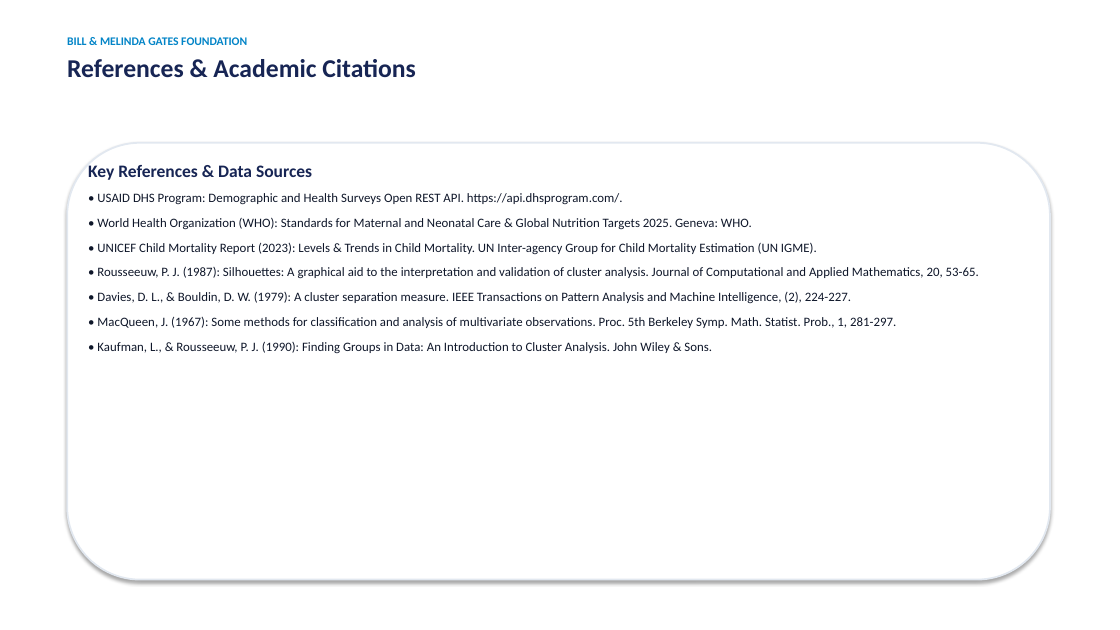
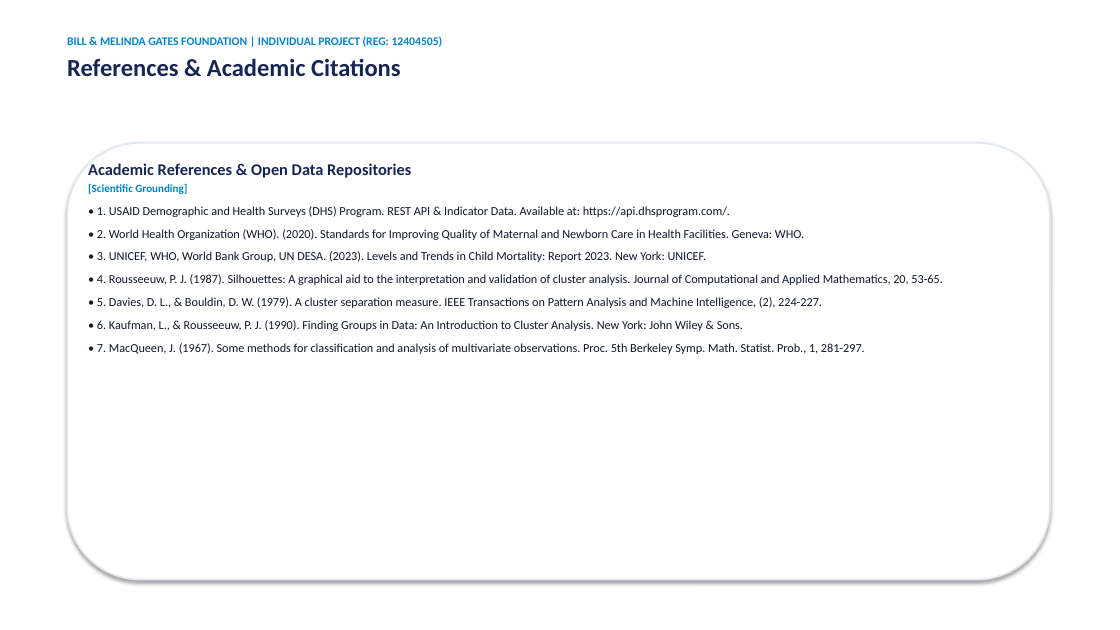
Before and after one commit to Mayank0053/Country-Maternal-Child-Health-Profile-Segmentation-Dashboard--, a slide deck: slide 14 of Country_MCH_Segmentation_Presentation.pptx (slide 15 before the commit). Drawn at 1120x630 pixels with LibreOffice and Linux fonts; fonts in the diff are those of the drawing. Boxes give left, top, right and bottom in pixels: in the first picture for what was removed or moved away, otherwise in the second. Text is boxed around its words. In the diff, an @@ line names an element or a change of style, - is before the commit and + after.

Commit message:
feat: upgrade to dynamic non-static FastAPI backend, light-themed dashboard, root preprocessed data files, and explicit individual project PPT/report

```diff
--- a/Country_MCH_Segmentation_Presentation.pptx
+++ b/Country_MCH_Segmentation_Presentation.pptx
@@ text at [67,36,443,47]: text changed @@
-BILL & MELINDA GATES FOUNDATION
+BILL & MELINDA GATES FOUNDATION | INDIVIDUAL PROJECT (REG: 12404505)
@@ text at [67,58,400,76]: size 22 to 21 pt in "References & Academic Citations" @@
@@ text at [88,163,942,354]: text changed; size 11 to 10.5 pt @@
-Key References & Data Sources
-• USAID DHS Program: Demographic and Health Surveys Open REST API. https://api.dhsprogram.com/.
-• World Health Organization (WHO): Standards for Maternal and Neonatal Care & Global Nutrition Targets 2025. Geneva: WHO.
-• UNICEF Child Mortality Report (2023): Levels & Trends in Child Mortality. UN Inter-agency Group for Child Mortality Estimation (UN IGME).
-• Rousseeuw, P. J. (1987): Silhouettes: A graphical aid to the interpretation and validation of cluster analysis. Journal of Computational and Applied Mathematics, 20, 53-65.
-• Davies, D. L., & Bouldin, D. W. (1979): A cluster separation measure. IEEE Transactions on Pattern Analysis and Machine Intelligence, (2), 224-227.
-• MacQueen, J. (1967): Some methods for classification and analysis of multivariate observations. Proc. 5th Berkeley Symp. Math. Statist. Prob., 1, 281-297.
-• Kaufman, L., & Rousseeuw, P. J. (1990): Finding Groups in Data: An Introduction to Cluster Analysis. John Wiley & Sons.
+Academic References & Open Data Repositories
+[Scientific Grounding]
+• 1. USAID Demographic and Health Surveys (DHS) Program. REST API & Indicator Data. Available at: https://api.dhsprogram.com/.
+• 2. World Health Organization (WHO). (2020). Standards for Improving Quality of Maternal and Newborn Care in Health Facilities. Geneva: WHO.
+• 3. UNICEF, WHO, World Bank Group, UN DESA. (2023). Levels and Trends in Child Mortality: Report 2023. New York: UNICEF.
+• 4. Rousseeuw, P. J. (1987). Silhouettes: A graphical aid to the interpretation and validation of cluster analysis. Journal of Computational and Applied Mathematics, 20, 53-65.
+• 5. Davies, D. L., & Bouldin, D. W. (1979). A cluster separation measure. IEEE Transactions on Pattern Analysis and Machine Intelligence, (2), 224-227.
+• 6. Kaufman, L., & Rousseeuw, P. J. (1990). Finding Groups in Data: An Introduction to Cluster Analysis. New York: John Wiley & Sons.
+• 7. MacQueen, J. (1967). Some methods for classification and analysis of multivariate observations. Proc. 5th Berkeley Symp. Math. Statist. Prob., 1, 281-297.
```
Also in this commit, not shown: 12 other slides changed, 1 slide added, 2 slides removed, 20 other files.
